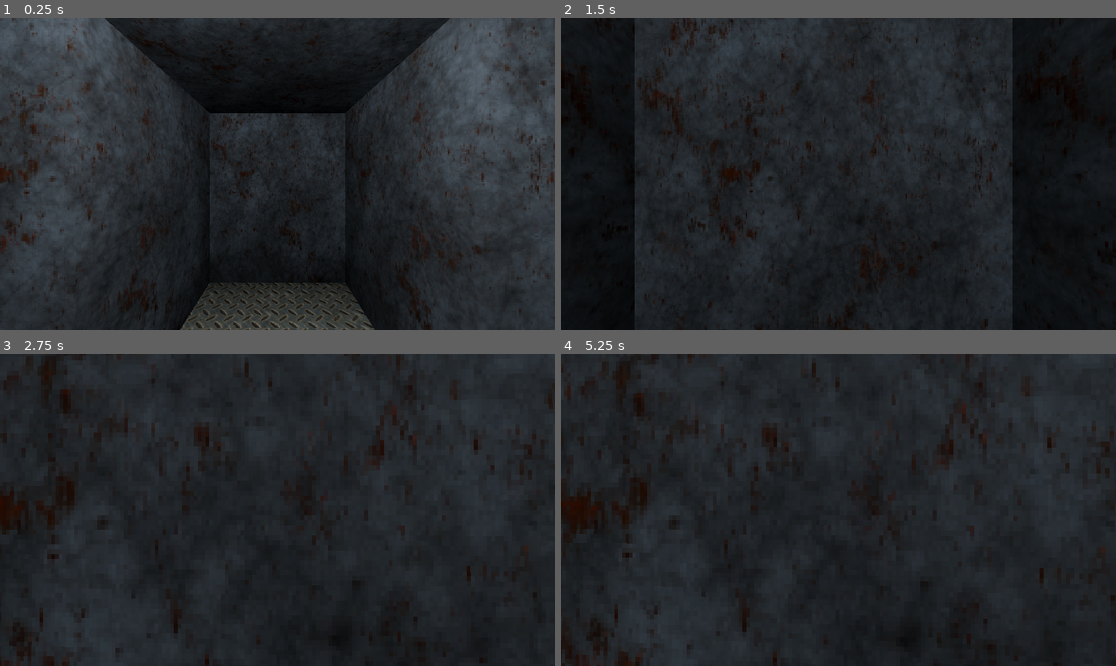
Above: before the commit, frames 1-4 (two rows, left to right).
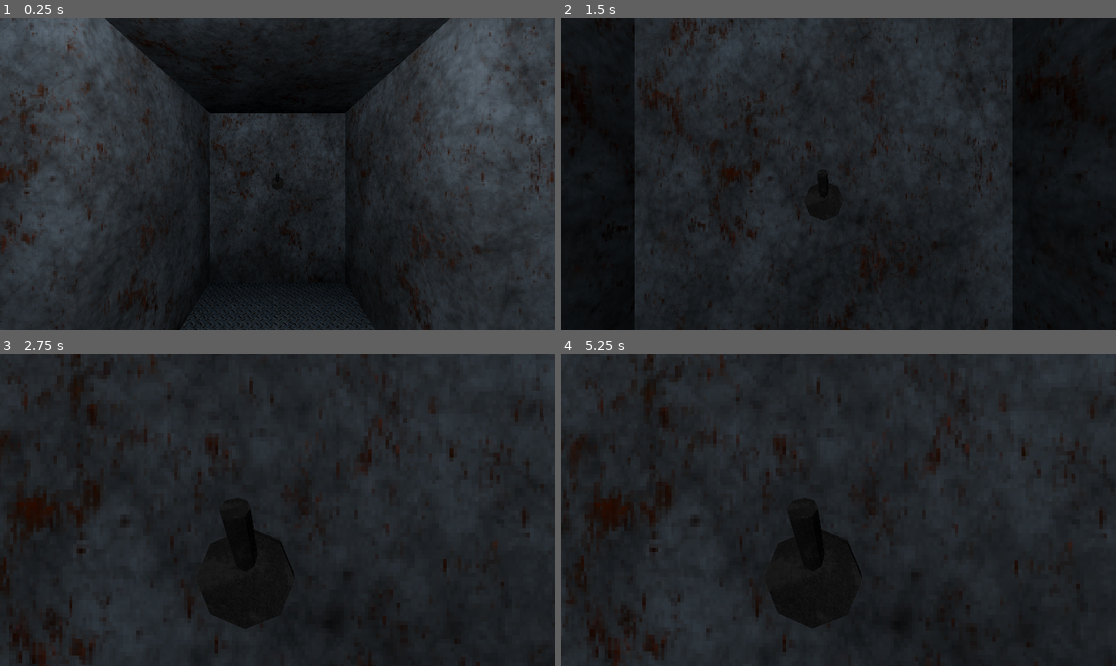
Above: after the commit, the same moments.

Repository: DevArcana/ldjam57
Game: Godot game, scene res://main.tscn
The game is run twice, just before and just after one commit, with the same random seed, the same clock (stepped at 60 frames per second) and the same inputs.
Inputs (mouse positions are in pixels of both pictures, inside the frame that each line leads up to):
- Up to frame 1 (0.25 s): no input
- Up to frame 2 (1.5 s): tap Enter at 0.5 s; move the mouse to (866, 174) at 0.52 s; hold W (forward) from 0.53 s (still down); click (866, 174) at 0.6 s; move the mouse to (810, 174) at 1.27 s; click (810, 174) at 1.35 s
- Up to frame 3 (2.75 s): keep holding W (forward); move the mouse to (288, 503) at 2.02 s; tap O at 2.1 s; click (288, 503) at 2.3 s
- Up to frame 4 (5.25 s): keep holding W (forward); tap Space at 2.75, 4.25 s; move the mouse to (832, 516) at 2.77 s; tap U at 2.85 s; click (832, 516) at 3.05 s; tap Enter at 3.5, 5 s; move the mouse to (877, 513) at 3.52 s; tap Shift at 3.6 s; click (877, 513) at 3.8 s; move the mouse to (794, 506) at 4.27 s; tap Tab at 4.35 s; click (794, 506) at 4.55 s; move the mouse to (844, 510) at 5.02 s; click (844, 510) at 5.1 s

The runs differ from the first frame. In frame 1, 2.9% of the frame differs, in the area x 32-68%, y 49-100%; in frame 2, 0.3%; in frame 3, 5.4%; in frame 4, 5.6%, in the area x 0-100%, y 0-100%.

Commit message:
Add example light switch

Diff:
--- /dev/null
+++ b/assets/materials/interactive_highlight.tres
@@ -0,0 +1,6 @@
+[gd_resource type="StandardMaterial3D" format=3 uid="uid://cfa7k86u1xc66"]
+
+[resource]
+transparency = 1
+shading_mode = 0
+albedo_color = Color(0.414704, 0.414704, 0.414704, 0.0823529)
--- /dev/null
+++ b/assets/materials/metal_surface.tres
@@ -0,0 +1,7 @@
+[gd_resource type="StandardMaterial3D" load_steps=2 format=3 uid="uid://pcr06e8doidh"]
+
+[ext_resource type="Texture2D" uid="uid://dscsg8e7g5f0h" path="res://assets/textures/metal_surface.png" id="1_1kv6v"]
+
+[resource]
+albedo_texture = ExtResource("1_1kv6v")
+texture_filter = 0
--- a/main.tscn
+++ b/main.tscn
@@ -1,7 +1,9 @@
-[gd_scene load_steps=4 format=3 uid="uid://cr2crs5tmcekg"]
+[gd_scene load_steps=6 format=3 uid="uid://cr2crs5tmcekg"]
 
 [ext_resource type="PackedScene" uid="uid://idtd26kvi8kl" path="res://assets/models/submarine.glb" id="1_ig7tw"]
 [ext_resource type="PackedScene" uid="uid://nfnnlxxwwg4i" path="res://player/player.tscn" id="2_0xm2m"]
+[ext_resource type="PackedScene" uid="uid://bto5evvfiuwh1" path="res://switches/toggle_switch/toggle_switch.tscn" id="3_h2yge"]
+[ext_resource type="PackedScene" uid="uid://c0qbjern60f03" path="res://submarine/lights/main_light.tscn" id="4_1bvp3"]
 
 [sub_resource type="Environment" id="Environment_ig7tw"]
 background_mode = 1
@@ -12,9 +14,15 @@
 [node name="WorldEnvironment" type="WorldEnvironment" parent="."]
 environment = SubResource("Environment_ig7tw")
 
-[node name="OmniLight3D" type="OmniLight3D" parent="."]
-transform = Transform3D(1, 0, 0, 0, 1, 0, 0, 0, 1, 0, 2.29095, 0)
-
 [node name="Submarine" parent="." instance=ExtResource("1_ig7tw")]
 
 [node name="Player" parent="." instance=ExtResource("2_0xm2m")]
+
+[node name="ToggleSwitch" parent="." instance=ExtResource("3_h2yge")]
+transform = Transform3D(1, 0, 0, 0, -4.37114e-08, -1, 0, 1, -4.37114e-08, 0, 1.46338, -3)
+
+[node name="MainLight" parent="." instance=ExtResource("4_1bvp3")]
+transform = Transform3D(1, 0, 0, 0, 1, 0, 0, 0, 1, 0, 2.315, 0)
+
+[connection signal="toggled_off" from="ToggleSwitch" to="MainLight" method="disable_alarm"]
+[connection signal="toggled_on" from="ToggleSwitch" to="MainLight" method="enable_alarm"]
--- a/project.godot
+++ b/project.godot
@@ -53,6 +53,11 @@
 "events": [Object(InputEventKey,"resource_local_to_scene":false,"resource_name":"","device":-1,"window_id":0,"alt_press …(192 unchanged characters)…
 ]
 }
+left_click={
+"deadzone": 0.2,
+"events": [Object(InputEventMouseButton,"resource_local_to_scene":false,"resource_name":"","device":-1,"window_id":0,"alt_pressed":false,"shift_pressed":false,"ctrl_pressed":false,"meta_pressed":false,"button_mask":0,"position":Vector2(0, 0),"global_position":Vector2(0, 0),"factor":1.0,"button_index":1,"canceled":false,"pressed":false,"double_click":false,"script":null)
+]
+}
 
 [physics]
 
--- /dev/null
+++ b/submarine/lights/main_light.gd
@@ -0,0 +1,11 @@
+extends OmniLight3D
+
+@export var alarm: AudioStreamPlayer3D
+
+func enable_alarm() -> void:
+	light_color = Color.RED
+	alarm.play()
+
+func disable_alarm() -> void:
+	light_color = Color.WHITE
+	alarm.stop()
--- /dev/null
+++ b/submarine/lights/main_light.tscn
@@ -0,0 +1,11 @@
+[gd_scene load_steps=3 format=3 uid="uid://c0qbjern60f03"]
+
+[ext_resource type="Script" uid="uid://c01j1175nkttp" path="res://submarine/lights/main_light.gd" id="1_anq8t"]
+[ext_resource type="AudioStream" uid="uid://c8xyjytjq4r5a" path="res://assets/sounds/alarm.mp3" id="2_tx4pa"]
+
+[node name="MainLight" type="OmniLight3D" node_paths=PackedStringArray("alarm")]
+script = ExtResource("1_anq8t")
+alarm = NodePath("AudioStreamPlayer3D")
+
+[node name="AudioStreamPlayer3D" type="AudioStreamPlayer3D" parent="."]
+stream = ExtResource("2_tx4pa")
--- /dev/null
+++ b/switches/toggle_switch/toggle_switch.gd
@@ -0,0 +1,53 @@
+extends StaticBody3D
+
+@export var meshes: Array[MeshInstance3D]
+@export var flick: Node3D
+@export var audio: AudioStreamPlayer3D
+
+signal toggled_on
+signal toggled_off
+
+const highlight_material: Material = preload("res://assets/materials/interactive_highlight.tres")
+
+var focused := false
+var toggle_state := false
+
+func focus() -> void:
+	if focused:
+		return
+
+	focused = true
+
+	for mesh in meshes:
+		mesh.material_overlay = highlight_material
+
+func unfocus() -> void:
+	if not focused:
+		return
+
+	focused = false
+
+	for mesh in meshes:
+		mesh.material_overlay = null
+
+func _mouse_enter() -> void:
+	focus()
+
+func _mouse_exit() -> void:
+	unfocus()
+
+func _physics_process(delta: float) -> void:
+	if focused:
+		if Input.mouse_mode == Input.MOUSE_MODE_CAPTURED:
+			unfocus()
+			return
+
+		if Input.is_action_just_pressed("left_click"):
+			toggle_state = not toggle_state
+			flick.rotation.x = -flick.rotation.x
+			audio.play()
+
+			if toggle_state:
+				toggled_on.emit()
+			else:
+				toggled_off.emit()
--- /dev/null
+++ b/switches/toggle_switch/toggle_switch.tscn
@@ -0,0 +1,28 @@
+[gd_scene load_steps=5 format=3 uid="uid://bto5evvfiuwh1"]
+
+[ext_resource type="Script" uid="uid://ddusbandak07o" path="res://switches/toggle_switch/toggle_switch.gd" id="1_h6ad1"]
+[ext_resource type="PackedScene" uid="uid://1bkck3dplq7p" path="res://assets/models/toggle_switch.glb" id="1_wpoi0"]
+[ext_resource type="AudioStream" uid="uid://cpgvt145e2dhk" path="res://assets/sounds/flick.mp3" id="3_g5yq5"]
+
+[sub_resource type="CylinderShape3D" id="CylinderShape3D_h6ad1"]
+height = 0.1
+radius = 0.1
+
+[node name="ToggleSwitch" type="StaticBody3D" node_paths=PackedStringArray("meshes", "flick", "audio")]
+script = ExtResource("1_h6ad1")
+meshes = [NodePath("Mesh/ToggleSwitchBase"), NodePath("Mesh/ToggleSwitchFlick")]
+flick = NodePath("Mesh/ToggleSwitchFlick")
+audio = NodePath("AudioStreamPlayer3D")
+
+[node name="CollisionShape3D" type="CollisionShape3D" parent="."]
+shape = SubResource("CylinderShape3D_h6ad1")
+
+[node name="Mesh" parent="." instance=ExtResource("1_wpoi0")]
+
+[node name="ToggleSwitchFlick" parent="Mesh" index="1"]
+transform = Transform3D(1, 0, 0, 0, 0.707107, 0.707107, 0, -0.707107, 0.707107, 0, 0, 0)
+
+[node name="AudioStreamPlayer3D" type="AudioStreamPlayer3D" parent="."]
+stream = ExtResource("3_g5yq5")
+
+[editable path="Mesh"]
Binary file added: assets/models/toggle_switch.glb
Not shown, added: assets/models/toggle_switch.glb.import
Not shown, added: assets/sounds/alarm.mp3.import
Not shown, added: assets/sounds/flick.mp3.import
Binary file changed: assets/textures/metal_floor.png
Binary file added: assets/textures/metal_surface.png
Not shown, added: assets/textures/metal_surface.png.import
Not shown, added: submarine/lights/main_light.gd.uid
Not shown, added: switches/toggle_switch/toggle_switch.gd.uid
Not shown, changed: README.md
Not shown, added: assets/models/toggle_switch.blend
Not shown, added: assets/models/toggle_switch.blend1
(and 2 more such lines)
